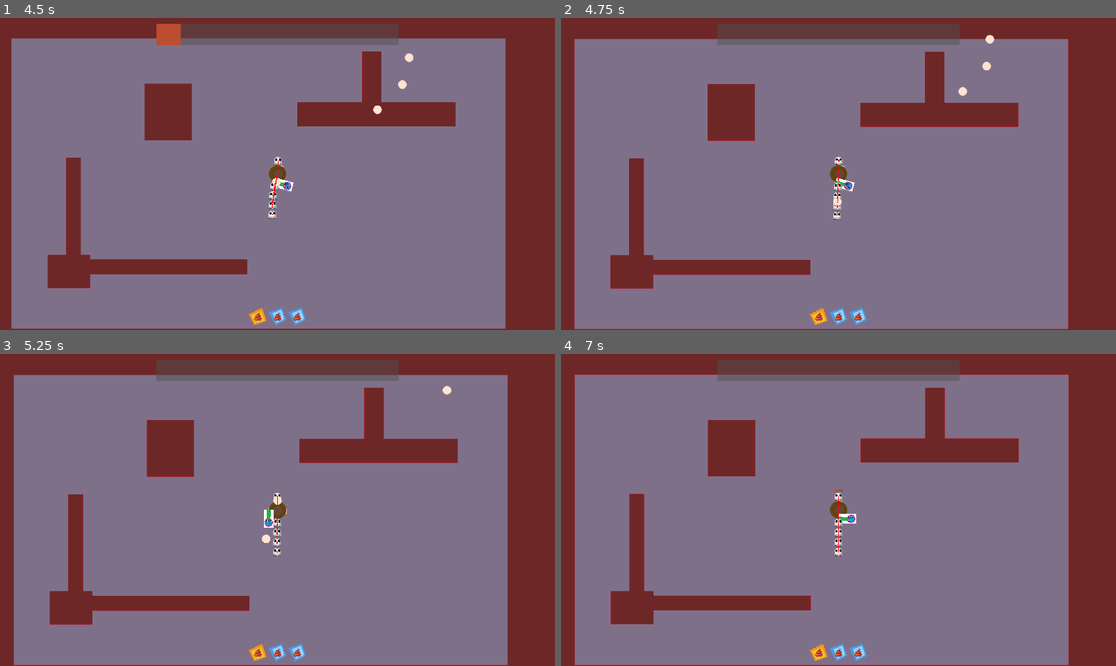
Above: before the commit, frames 1-4 (two rows, left to right).
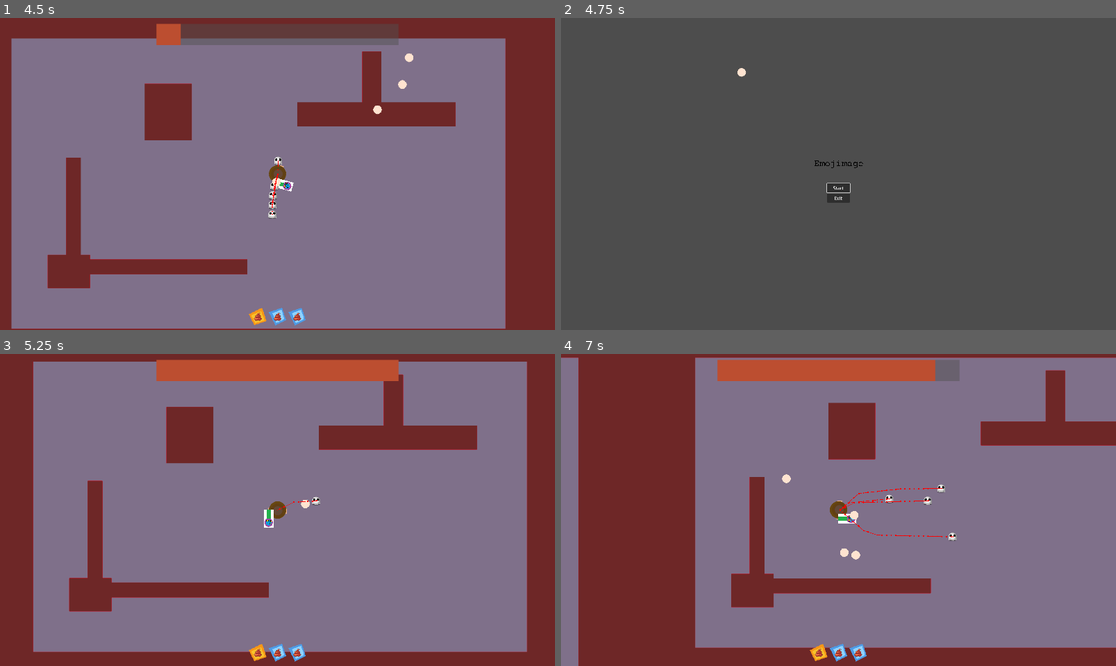
Above: after the commit, the same moments.

Repository: JulianNeuberger/EmojiMage
Game: Godot game, scene res://gui/MainMenu/MainMenu.tscn
The game is run twice, just before and just after one commit, with the same random seed, the same clock (stepped at 60 frames per second) and the same inputs.
Inputs (mouse positions are in pixels of both pictures, inside the frame that each line leads up to):
- Up to frame 1 (4.5 s): click "Start" at 0.5 s; move the mouse to (399, 158) at 1.27 s; hold D (Right) 1.28-2.03 s; tap S (Bottom) at 1.35, 3.6 s; move the mouse to (166, 189) at 2.02 s; hold A (Left) 2.03-2.78 s; tap W (Top) at 2.1, 4.35 s; move the mouse to (333, 105) at 2.77 s; press the mouse at (333, 105) at 2.78 s; hold D (Right) 2.78-4.28 s; move the mouse to (249, 236) at 3.52 s; release the mouse at (249, 236) at 3.53 s; move the mouse to (444, 220) at 4.27 s; hold A (Left) from 4.28 s (still down)
- Up to frame 2 (4.75 s): keep holding A (Left)
- Up to frame 3 (5.25 s): release A (Left) at 5 s; click (277, 522) at 5 s, where only the run after the commit has a clickable "Start"
- Up to frame 4 (7 s): move the mouse to (672, 463) at 5.77 s; hold A (Left) from 5.78 s (still down); click (672, 463) at 5.85 s; move the mouse to (866, 510) at 6.52 s; tap S (Bottom) at 6.6 s

Frame 1 is identical in both runs. In frame 2, 98% of the frame differs, in the area x 0-100%, y 0-100%; in frame 3, 26%; in frame 4, 47%.

Commit message:
change scene to main menu on game over and add option to override save

Diff:
--- a/Autoloads/GameSaver.gd
+++ b/Autoloads/GameSaver.gd
@@ -28,3 +28,9 @@
 		var node_data = json.get_data()
 		for node in save_nodes:
 			node.deserialize(node_data)
+
+func delete_game():
+	DirAccess.remove_absolute("user://savegame.save")
+
+func has_save() -> bool:
+	return DirAccess.dir_exists_absolute("user://savegame.save")
--- a/gui/MainMenu/MainMenu.gd
+++ b/gui/MainMenu/MainMenu.gd
@@ -1,10 +1,25 @@
 extends Node2D
 
+var game_saver: GameSaver
+
 func _ready():
-	$CanvasLayer/CenterContainer/VBoxContainer/Start.grab_focus()
+	var continue_button = $CanvasLayer/CenterContainer/VBoxContainer/Continue
+	var start_button = $CanvasLayer/CenterContainer/VBoxContainer/Start
+	game_saver = get_node("/root/GameSaver")
+	if game_saver.has_save():
+		continue_button.visible = true
+		continue_button.grab_focus()
+	else:
+		continue_button.visible = false
+		start_button.grab_focus()
+
 
 func _on_start_pressed():
+	game_saver.delete_game()
 	get_tree().change_scene_to_file("res://levels/testbed.tscn")
 
 func _on_exit_pressed():
 	get_tree().quit()
+
+func _on_continue_pressed():
+	get_tree().change_scene_to_file("res://levels/testbed.tscn")
--- a/gui/MainMenu/MainMenu.tscn
+++ b/gui/MainMenu/MainMenu.tscn
@@ -30,6 +30,9 @@
 layout_mode = 2
 texture = ExtResource("1_65guv")
 
+[node name="Continue" type="Button" parent="CanvasLayer/CenterContainer/VBoxContainer"]
+layout_mode = 2
+
 [node name="Start" type="Button" parent="CanvasLayer/CenterContainer/VBoxContainer"]
 custom_minimum_size = Vector2(80, 2.08165e-12)
 layout_mode = 2
@@ -43,5 +46,6 @@
 text = "Exit
 "
 
+[connection signal="pressed" from="CanvasLayer/CenterContainer/VBoxContainer/Continue" to="." method="_on_continue_pressed"]
 [connection signal="pressed" from="CanvasLayer/CenterContainer/VBoxContainer/Start" to="." method="_on_start_pressed"]
 [connection signal="pressed" from="CanvasLayer/CenterContainer/VBoxContainer/Exit" to="." method="_on_exit_pressed"]
--- /dev/null
+++ b/levels/GameOverChangeComponent.gd
@@ -0,0 +1,11 @@
+extends Node2D
+
+@export var game_over_scene: PackedScene
+var wizard: Wizard
+
+func _ready():
+	wizard = get_tree().get_first_node_in_group("player")
+	wizard.health.on_death.connect(change_scene)
+
+func change_scene(health: Health):
+	get_tree().change_scene_to_packed(game_over_scene)
--- /dev/null
+++ b/levels/GameOverChangeComponent.tscn
@@ -0,0 +1,6 @@
+[gd_scene load_steps=2 format=3 uid="uid://dv611cflna2ek"]
+
+[ext_resource type="Script" path="res://levels/GameOverChangeComponent.gd" id="1_c2r6h"]
+
+[node name="GameOverChangeComponent" type="Node2D"]
+script = ExtResource("1_c2r6h")
--- a/levels/testbed.tscn
+++ b/levels/testbed.tscn
@@ -21,6 +21,7 @@
 [ext_resource type="PackedScene" uid="uid://dbbvf5r7satm3" path="res://levels/GrantRewardComponent.tscn" id="19_xuund"]
 [ext_resource type="PackedScene" uid="uid://d0nokkb8aiycw" path="res://levels/LevelChangeComponent.tscn" id="20_b5d45"]
 [ext_resource type="PackedScene" uid="uid://bcppc16nfrh8d" path="res://gui/MainMenu/MainMenu.tscn" id="21_y0jxn"]
+[ext_resource type="PackedScene" uid="uid://dv611cflna2ek" path="res://levels/GameOverChangeComponent.tscn" id="22_oefml"]
 
 [sub_resource type="Resource" id="Resource_n5d00"]
 script = ExtResource("3_v1hms")
@@ -110,6 +111,9 @@
 [node name="LevelChangeComponent" parent="." instance=ExtResource("20_b5d45")]
 next_scene = ExtResource("21_y0jxn")
 
+[node name="GameOverChangeComponent" parent="." instance=ExtResource("22_oefml")]
+game_over_scene = ExtResource("21_y0jxn")
+
 [connection signal="on_all_killed" from="EnemySpawner" to="GrantRewardComponent" method="grant_reward"]
 [connection signal="on_all_killed" from="EnemySpawner" to="LevelChangeComponent" method="change_scene"]
 [connection signal="toggle" from="CanvasLayer/GuiToggle" to="CanvasLayer/PauseGame" method="set_pause"]
Not shown: 1 places in levels/testbed.tscn that only renumber resources
